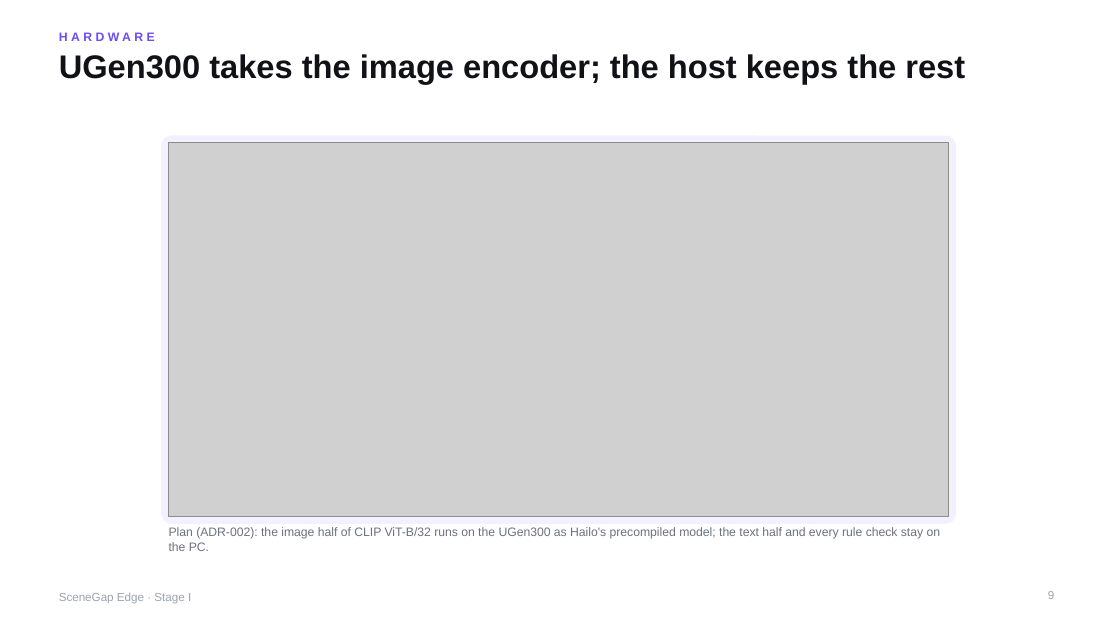
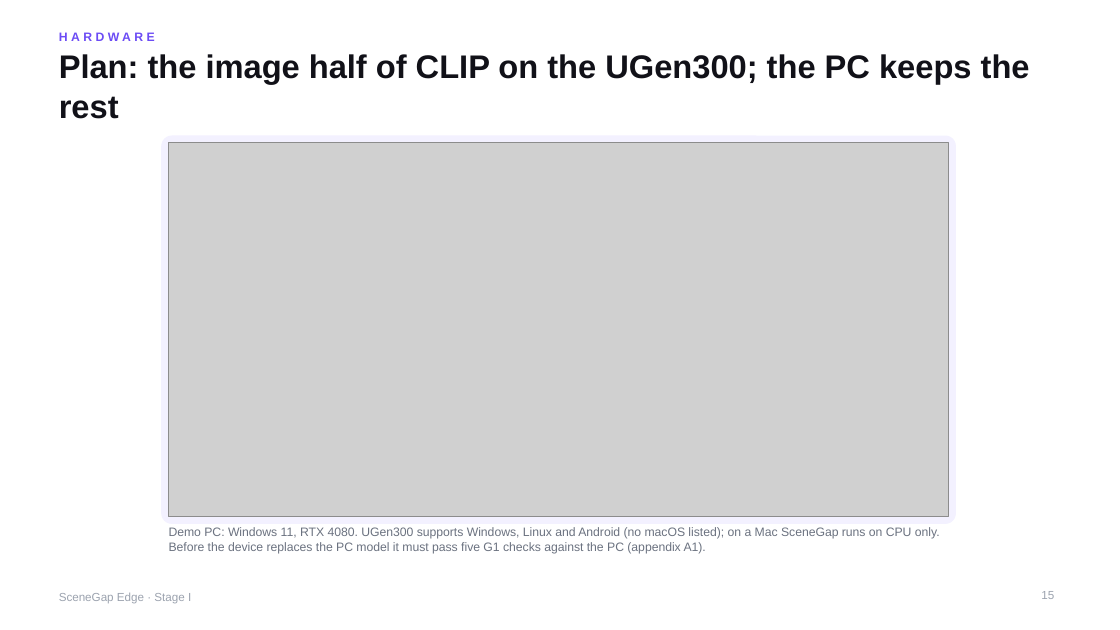
Before and after one commit to yu9bryan/scenegap-edge, a slide deck: slide 15 of docs/deck/SceneGapEdge_StageI_Proposal.pptx (slide 9 before the commit). Drawn at 1120x630 pixels with LibreOffice and Linux fonts; fonts in the diff are those of the drawing; grey boxes stand for pictures. Boxes give left, top, right and bottom in pixels: in the first picture for what was removed or moved away, otherwise in the second. Text is boxed around its words. In the diff, an @@ line names an element or a change of style, - is before the commit and + after.

```diff
--- a/docs/deck/SceneGapEdge_StageI_Proposal.pptx
+++ b/docs/deck/SceneGapEdge_StageI_Proposal.pptx
@@ title at box(59, 54, 1030, 119): text changed @@
-UGen300 takes the image encoder; the host keeps the rest
+Plan: the image half of CLIP on the UGen300; the PC keeps the rest
@@ text at box(169, 527, 940, 554): text changed @@
-Plan (ADR-002): the image half of CLIP ViT-B/32 runs on the UGen300 as Hailo's precompiled model; the text half and every rule check stay on the PC.
+Demo PC: Windows 11, RTX 4080. UGen300 supports Windows, Linux and Android (no macOS listed); on a Mac SceneGap runs on CPU only. Before the device replaces the PC model it must pass five G1 checks against the PC (appendix A1).
@@ page number at box(1041, 591, 1054, 599): text changed @@
-9
+15
```
Also in this commit, not shown: 21 other slides changed, 4 slides added, 2 slides removed, 16 other files.
